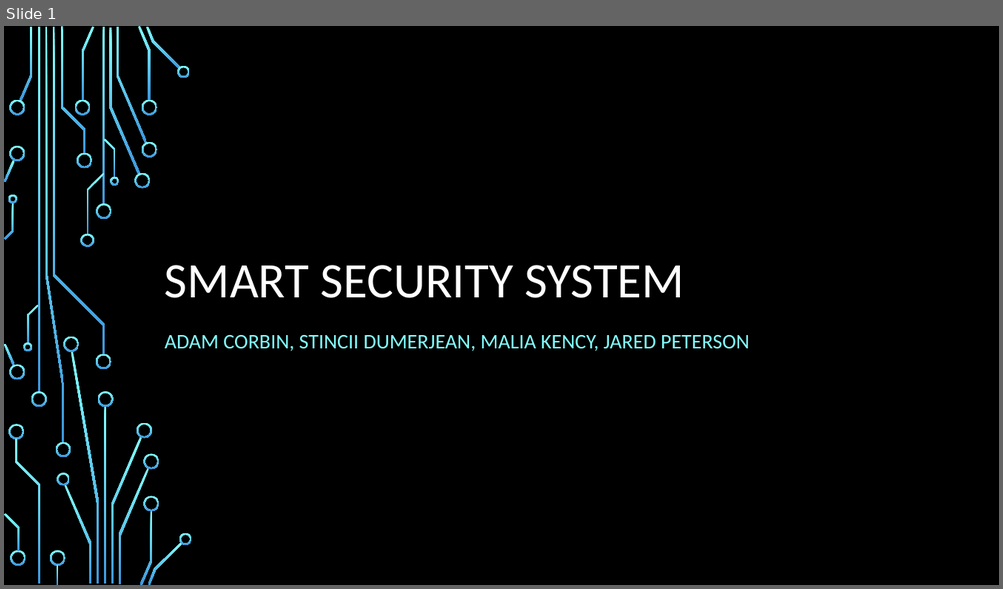
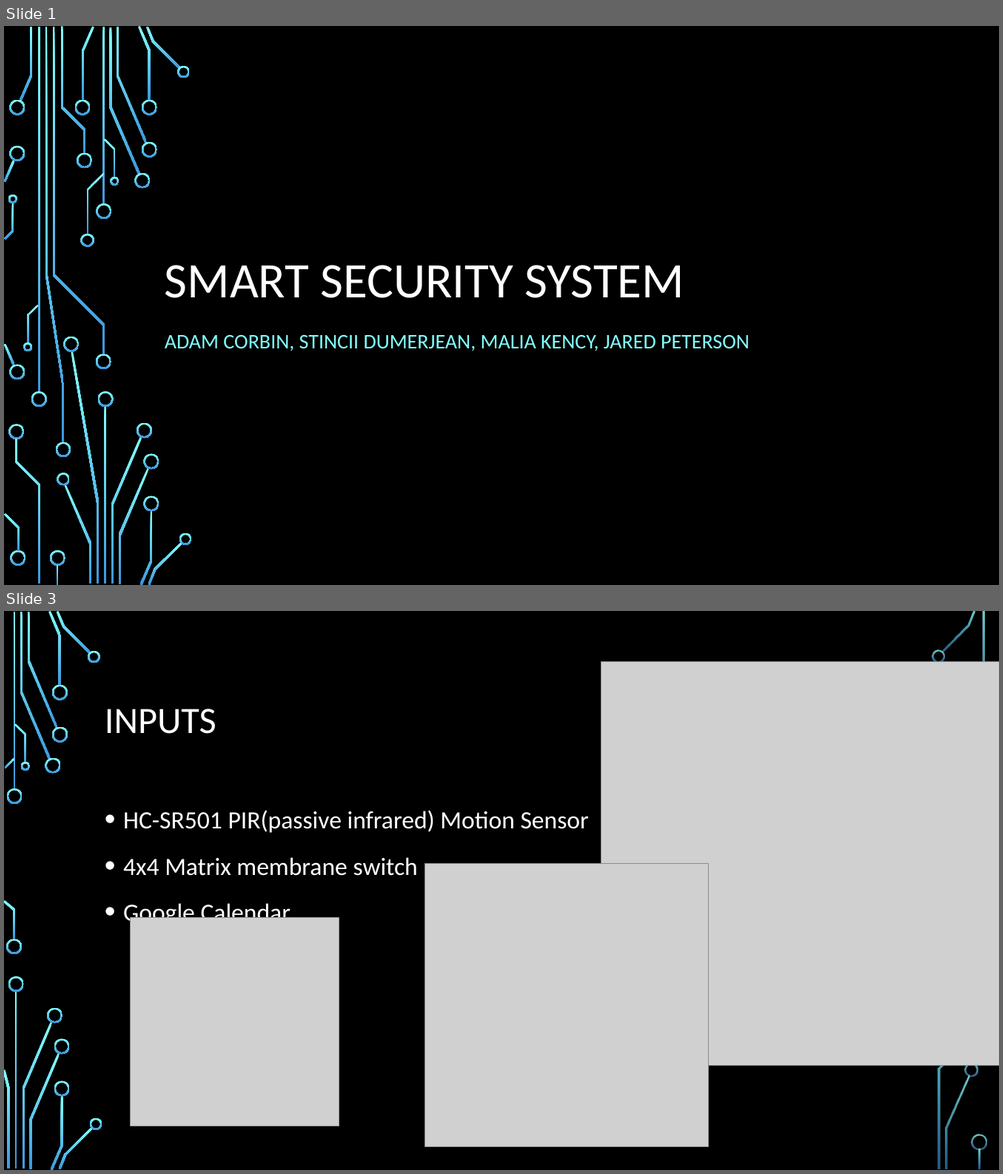
Before and after one commit to AdamCorbinFAUPhD/CEN5035-Software-Engineering-Course-Project, a slide deck: proposal/Smart Security System_presentation.pptx. Shown one above the other, each under a label of ours: slide 1 before the commit, slides 1 and 3 after it; the slides between them are not shown. The pictures are 1003x589 and 1003x1174 pixels, drawn with LibreOffice and Linux fonts; fonts in the diff are those of the drawing; grey boxes stand for pictures; background and template pictures are left out. Boxes give left, top, right and bottom in pixels: in the first picture for what was removed or moved away, otherwise in the second. Text is boxed around its words. In the diff, an @@ line names an element or a change of style, - is before the commit and + after.

```diff
--- a/proposal/Smart Security System_presentation.pptx
+++ b/proposal/Smart Security System_presentation.pptx
@@ slide 3 added at bbox=[4, 611, 999, 1170], background picture (left out) @@
@@ picture added at bbox=[601, 662, 999, 1066] @@
@@ title added at bbox=[105, 709, 216, 734], 36 pt, text #FFFFFF @@
+INPUTS
@@ text added at bbox=[123, 810, 589, 927], 24 pt, text #FFFFFF @@
+• HC-SR501 PIR(passive infrared) Motion Sensor
+• 4x4 Matrix membrane switch
+• Google Calendar
@@ picture added at bbox=[425, 863, 708, 1147] @@
@@ picture added at bbox=[130, 918, 339, 1128] @@
@@ group added at bbox=[4, 611, 987, 1170]: 31 freeform shapes, 3 rectangles @@
```
Also in this commit, not shown: 1 slide changed, 3 other slides added, 3 slides removed.
